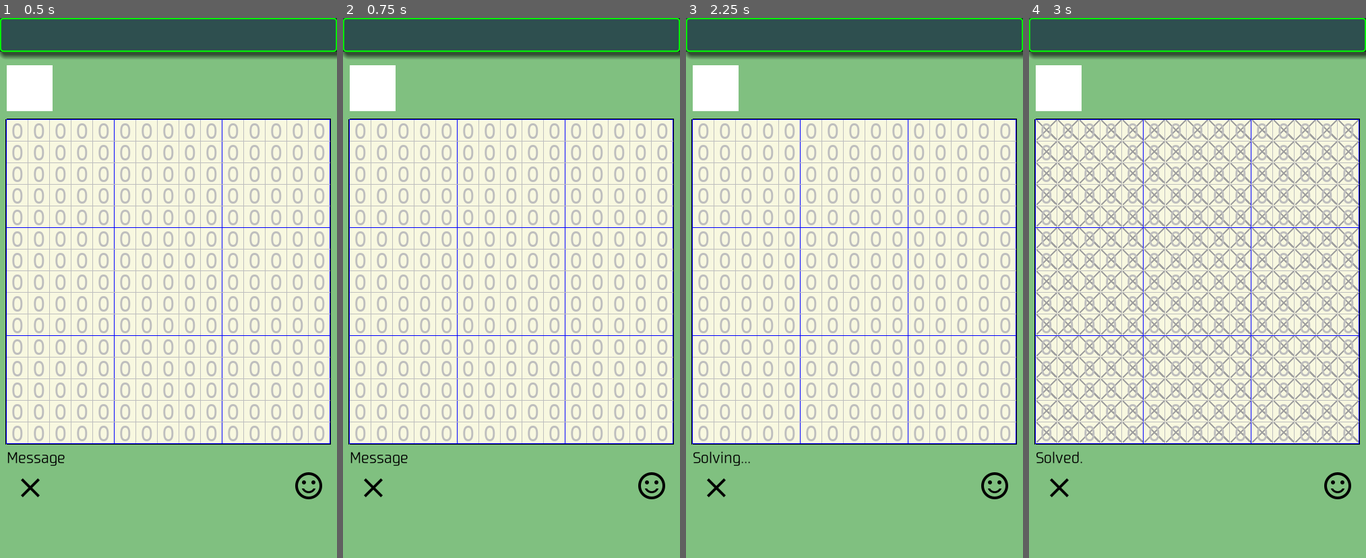
Above: before the commit, frames 1-4 (left to right).
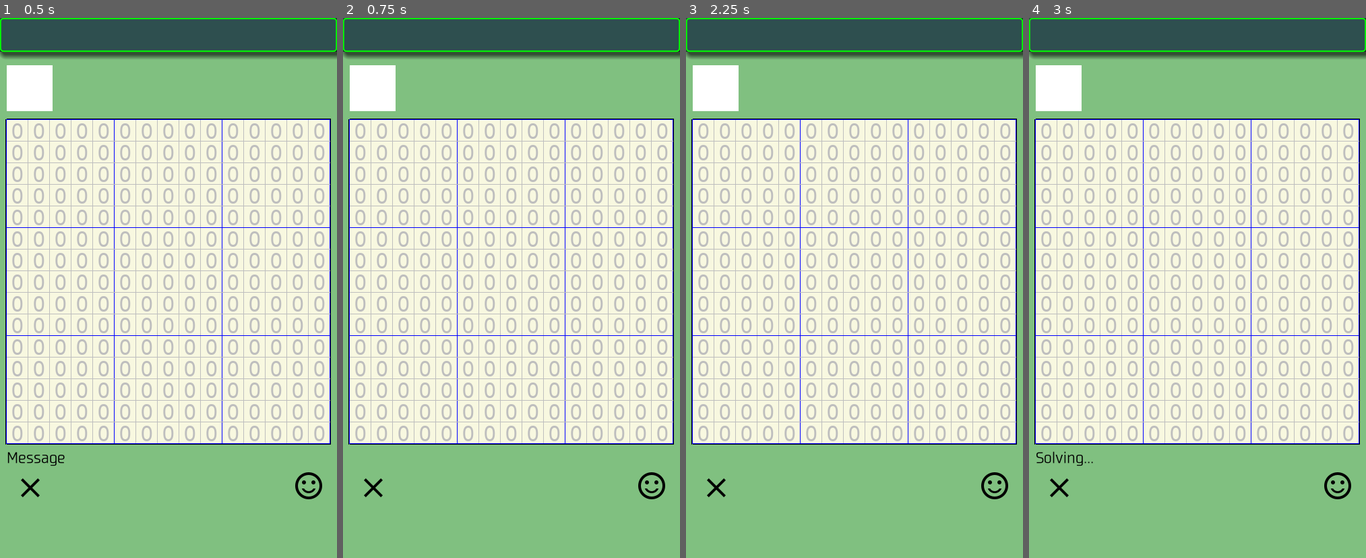
Above: after the commit, the same moments.

Repository: vivisuke/SakuSakuMosaic
Game: Godot game, scene res://MainScene.tscn
Two runs of this game, one before a commit and one after it. Both use one fixed random seed, a clock stepped at 60 frames per second and the inputs below.
Inputs (mouse positions are in pixels of both pictures, inside the frame that each line leads up to):
- Up to frame 1 (0.5 s): no input
- Up to frame 2 (0.75 s): click (373, 487) at 0.5 s
- Up to frame 3 (2.25 s): click (996, 487) at 1.25 s; click (716, 487) at 2 s
- Up to frame 4 (3 s): click (1339, 487) at 2.75 s

Frame 1 is identical in both runs. In frame 2, 0.1% of the frame differs, in the area x 2-20%, y 80-83%; in frame 3, 0.1%; in frame 4, 8.9%, in the area x 2-98%, y 18-83%.

Commit message:
0018 ◎ C 08/12 08/17 0.001│ToDo│問題作成モード > セルクリック：黒 白（UNKNOWN）交代

Diff:
--- a/SakuSakuMosaic/MainScene.gd
+++ b/SakuSakuMosaic/MainScene.gd
@@ -126,20 +126,33 @@
 		if xy.x >= 0:
 			cell_pressed(xy.x, xy.y)
 func cell_pressed(x, y):
+	if solving:
+		clueLabels[x+y*g.N_IMG_CELL_HORZ].text = ""
+		ary_clues[xyToAryIX(x, y)] = -1
+		return
+	#solving = false
+	#solved = false
+	#print("(", x, ", ", y, ")")
+	if true:	# 問題作成モード
+		if $BoardBG/TileMap.get_cell(x, y) != BLACK:
+			$BoardBG/TileMap.set_cell(x, y, BLACK)
+		else:
+			$BoardBG/TileMap.set_cell(x, y, UNKNOWN)
+	else:
+		if $BoardBG/TileMap.get_cell(x, y) == UNKNOWN:
+			$BoardBG/TileMap.set_cell(x, y, BLACK)
+		elif $BoardBG/TileMap.get_cell(x, y) == BLACK:
+			$BoardBG/TileMap.set_cell(x, y, CROSS)
+		else:
+			$BoardBG/TileMap.set_cell(x, y, UNKNOWN)
+	update_MiniMap()
+	update_cluesLabel()
+
+
+func _on_ClearButton_pressed():
 	solving = false
 	solved = false
-	#print("(", x, ", ", y, ")")
-	if $BoardBG/TileMap.get_cell(x, y) == UNKNOWN:
-		$BoardBG/TileMap.set_cell(x, y, BLACK)
-	elif $BoardBG/TileMap.get_cell(x, y) == BLACK:
-		$BoardBG/TileMap.set_cell(x, y, CROSS)
-	else:
-		$BoardBG/TileMap.set_cell(x, y, UNKNOWN)
-	update_MiniMap()
-	update_cluesLabel()
-
-
-func _on_ClearButton_pressed():
+	$MessLabel.text = ""
 	for y in range(g.N_IMG_CELL_VERT):
 		for x in range(g.N_IMG_CELL_HORZ):
 			$BoardBG/TileMap.set_cell(x, y, UNKNOWN)
Not shown, changed: SakuSakuMozaic.spr
